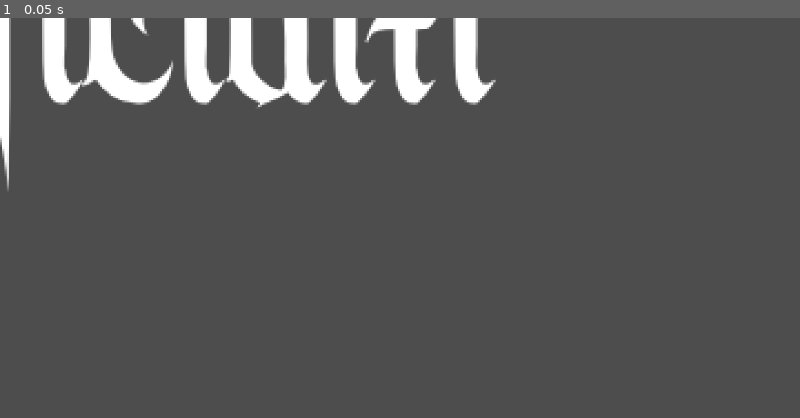
Above: before the commit, frame 1.
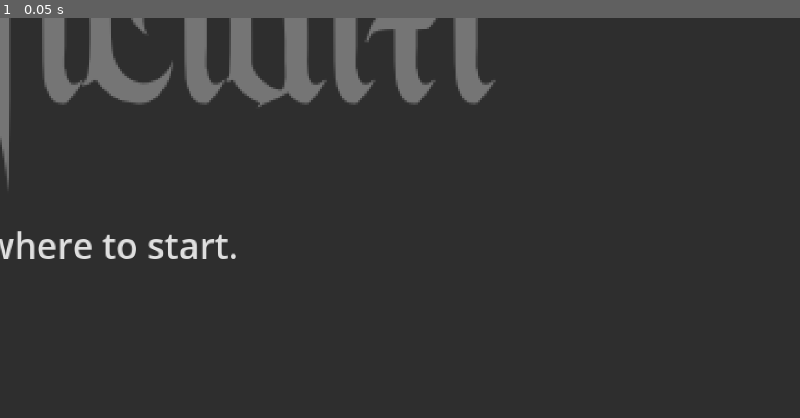
Above: after the commit, the same moment.

Repository: awadui/awesomeplatformer
Game: Godot game, scene res://Scenes/IntroMenu.tscn
Same seed, same stepped clock (60 frames per second), same inputs: the game is played once before the commit and once after it. This scene is started directly instead of the project's main scene.
Inputs:
- Up to frame 1 (0.05 s): no input

The runs differ from the first frame. In frame 1, 100% of the frame differs, in the area x 0-100%, y 0-100%.

Commit message:
title screen

Diff:
--- a/awesomeplatformer/Scenes/IntroMenu.tscn
+++ b/awesomeplatformer/Scenes/IntroMenu.tscn
@@ -1,13 +1,14 @@
-[gd_scene load_steps=5 format=3 uid="uid://wpd7wbrf66a2"]
+[gd_scene load_steps=6 format=3 uid="uid://wpd7wbrf66a2"]
 
 [ext_resource type="Texture2D" uid="uid://cfwrdpnttgkvt" path="res://assets/textures/sacrificium.svg" id="1_4tuak"]
+[ext_resource type="Script" uid="uid://cyqsc7luqr1wc" path="res://Scenes/intro_menu.gd" id="1_spxyf"]
 
 [sub_resource type="Animation" id="Animation_spxyf"]
 resource_name = "title text"
 tracks/0/type = "value"
 tracks/0/imported = false
 tracks/0/enabled = true
-tracks/0/path = NodePath("Sprite2D:scale")
+tracks/0/path = NodePath("Label:scale")
 tracks/0/interp = 1
 tracks/0/loop_wrap = true
 tracks/0/keys = {
@@ -22,7 +23,7 @@
 tracks/0/type = "value"
 tracks/0/imported = false
 tracks/0/enabled = true
-tracks/0/path = NodePath("Sprite2D:scale")
+tracks/0/path = NodePath("Label:scale")
 tracks/0/interp = 1
 tracks/0/loop_wrap = true
 tracks/0/keys = {
@@ -39,8 +40,9 @@
 }
 
 [node name="IntroMenu" type="Node2D"]
+script = ExtResource("1_spxyf")
 
-[node name="Sprite2D" type="Sprite2D" parent="."]
+[node name="Label" type="Sprite2D" parent="."]
 position = Vector2(1, 2)
 texture = ExtResource("1_4tuak")
 
@@ -48,3 +50,10 @@
 libraries = {
 &"": SubResource("AnimationLibrary_0t3ux")
 }
+
+[node name="StartButton" type="Button" parent="."]
+offset_left = -388.0
+offset_top = -126.0
+offset_right = 421.0
+offset_bottom = 330.0
+text = "Click anywhere to start."
--- /dev/null
+++ b/awesomeplatformer/Scenes/intro_menu.gd
@@ -0,0 +1,11 @@
+extends Control
+
+@onready var start_button = $StartButton
+
+func _ready():
+	start_button.connect("pressed", Callable(self, "_on_start_pressed"))
+
+func on_start_pressed():
+	var main_scene = preload("res://Scenes/world.tscn").instantiate()
+	get_tree().root.add_child(main_scene)
+	queue_free()
--- a/awesomeplatformer/Scripts/GameManager.tscn
+++ b/awesomeplatformer/Scripts/GameManager.tscn
@@ -1,6 +1,3 @@
-[gd_scene load_steps=2 format=3 uid="uid://cgxt5fwgenoxg"]
-
-[ext_resource type="Script" uid="uid://uailfkx4s8eg" path="res://Scripts/GameManager.gd" id="1_36346"]
+[gd_scene format=3 uid="uid://cgxt5fwgenoxg"]
 
 [node name="GameManager" type="Node"]
-script = ExtResource("1_36346")
Not shown, added: awesomeplatformer/Scenes/intro_menu.gd.uid
